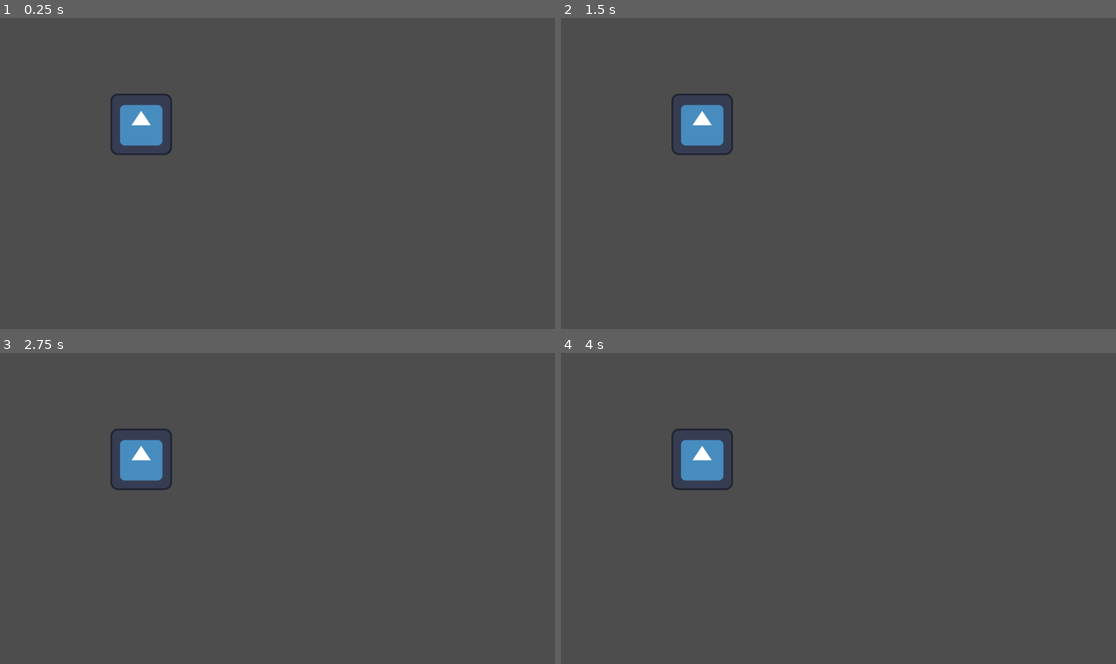
Above: before the commit, frames 1-4 (two rows, left to right).
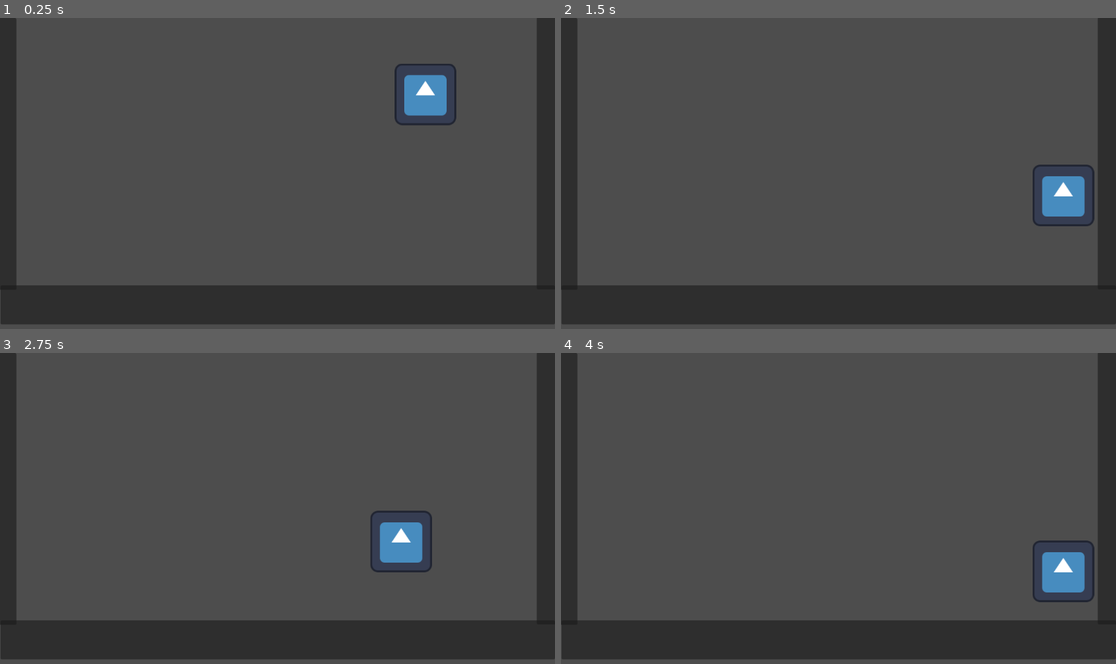
Above: after the commit, the same moments.

Repository: Notgoyome/Gamejam
Game: Godot game, scene res://Epsilon.tscn
Same seed, same stepped clock (60 frames per second), same inputs: the game is played once before the commit and once after it. Before the commit the project starts from res://Goyome.tscn. The engine's default icon, where the game draws it, is replaced by a stand-in: a white triangle on a blue panel in a dark square.
Inputs:
- Up to frame 1 (0.25 s): no input
- Up to frame 2 (1.5 s): tap Enter (ui_accept) at 0.5, 0.6, 0.77, 1.07, 1.35 s; hold Right (ui_right) from 0.53 s (still down)
- Up to frame 3 (2.75 s): tap Enter (ui_accept) at 1.52, 1.82, 2.1 s; release Right (ui_right) at 2.03 s; hold Left (ui_left) from 2.03 s (still down)
- Up to frame 4 (4 s): release Left (ui_left) at 2.78 s; hold Right (ui_right) from 2.78 s (still down); tap Enter (ui_accept) at 2.85, 3.02, 3.32, 3.6, 3.77 s

The runs differ from the first frame. In frame 1, 20% of the frame differs, in the area x 0-100%, y 0-99%; in frame 2, 20%; in frame 3, 20%; in frame 4, 20%.
Error before the commit: Parse Error: Too many arguments for "get_axis()" call. Expected at most 2 but received 4. (res://script/playerScript.gd:10)

Commit message:
Push first scene with

Diff:
--- /dev/null
+++ b/CharacterBody2D.gd
@@ -0,0 +1,25 @@
+extends CharacterBody2D
+
+
+const SPEED = 300.0
+const JUMP_VELOCITY = -400.0
+
+# Get the gravity from the project settings to be synced with RigidBody nodes.
+var gravity = ProjectSettings.get_setting("physics/2d/default_gravity")
+
+
+func _physics_process(delta):
+
+	# Handle jump.
+	if Input.is_action_just_pressed("ui_accept") and is_on_floor():
+		velocity.y = JUMP_VELOCITY
+
+	# Get the input direction and handle the movement/deceleration.
+	# As good practice, you should replace UI actions with custom gameplay actions.
+	var direction = Input.get_axis("ui_left", "ui_right")
+	if direction:
+		velocity.x = direction * SPEED
+	else:
+		velocity.x = move_toward(velocity.x, 0, SPEED)
+
+	move_and_slide()
--- a/Epsilon.tscn
+++ b/Epsilon.tscn
@@ -1,3 +1,58 @@
-[gd_scene format=3 uid="uid://xy6rmst8r1kf"]
+[gd_scene load_steps=6 format=3 uid="uid://xy6rmst8r1kf"]
+
+[ext_resource type="Script" path="res://char.gd" id="1_gcuix"]
+[ext_resource type="Texture2D" uid="uid://bokk2gswcpfnp" path="res://icon.svg" id="2_xcdbl"]
+
+[sub_resource type="RectangleShape2D" id="RectangleShape2D_b28y0"]
+size = Vector2(1149, 90.5)
+
+[sub_resource type="RectangleShape2D" id="RectangleShape2D_wm634"]
+size = Vector2(64.5, 559.125)
+
+[sub_resource type="CapsuleShape2D" id="CapsuleShape2D_i6vgo"]
+radius = 72.0
+height = 204.0
 
 [node name="Node2D" type="Node2D"]
+
+[node name="StaticBody2D" type="StaticBody2D" parent="."]
+
+[node name="CollisionShape2D" type="CollisionShape2D" parent="StaticBody2D"]
+position = Vector2(576.5, 601.25)
+shape = SubResource("RectangleShape2D_b28y0")
+
+[node name="CollisionShape2D2" type="CollisionShape2D" parent="StaticBody2D"]
+position = Vector2(2, 280)
+shape = SubResource("RectangleShape2D_wm634")
+
+[node name="CollisionShape2D3" type="CollisionShape2D" parent="StaticBody2D"]
+position = Vector2(1148, 281)
+shape = SubResource("RectangleShape2D_wm634")
+
+[node name="Panel" type="Panel" parent="."]
+offset_left = 1.0
+offset_top = 556.0
+offset_right = 1152.0
+offset_bottom = 637.0
+
+[node name="Panel2" type="Panel" parent="."]
+offset_left = -27.0
+offset_right = 34.0
+offset_bottom = 565.0
+
+[node name="Panel3" type="Panel" parent="."]
+offset_left = 1114.0
+offset_top = -1.0
+offset_right = 1175.0
+offset_bottom = 564.0
+
+[node name="CharacterBody2D" type="CharacterBody2D" parent="."]
+position = Vector2(884, 126)
+script = ExtResource("1_gcuix")
+
+[node name="CollisionShape2D" type="CollisionShape2D" parent="CharacterBody2D"]
+shape = SubResource("CapsuleShape2D_i6vgo")
+
+[node name="Icon" type="Sprite2D" parent="CharacterBody2D"]
+position = Vector2(-1, 0)
+texture = ExtResource("2_xcdbl")
--- /dev/null
+++ b/char.gd
@@ -0,0 +1,28 @@
+extends CharacterBody2D
+
+
+const SPEED = 300.0
+const JUMP_VELOCITY = -400.0
+
+# Get the gravity from the project settings to be synced with RigidBody nodes.
+var gravity = ProjectSettings.get_setting("physics/2d/default_gravity")
+
+
+func _physics_process(delta):
+	# Add the gravity.
+	if not is_on_floor():
+		velocity.y += gravity * delta
+
+	# Handle jump.
+	if Input.is_action_just_pressed("ui_accept") and is_on_floor():
+		velocity.y = JUMP_VELOCITY
+
+	# Get the input direction and handle the movement/deceleration.
+	# As good practice, you should replace UI actions with custom gameplay actions.
+	var direction = Input.get_axis("ui_left", "ui_right")
+	if direction:
+		velocity.x = direction * SPEED
+	else:
+		velocity.x = move_toward(velocity.x, 0, SPEED)
+
+	move_and_slide()
--- a/project.godot
+++ b/project.godot
@@ -11,6 +11,6 @@
 [application]
 
 config/name="Gamejam"
-run/main_scene="res://Goyome.tscn"
+run/main_scene="res://Epsilon.tscn"
 config/features=PackedStringArray("4.2", "Forward Plus")
 config/icon="res://icon.svg"
Not shown, changed: .gitignore
